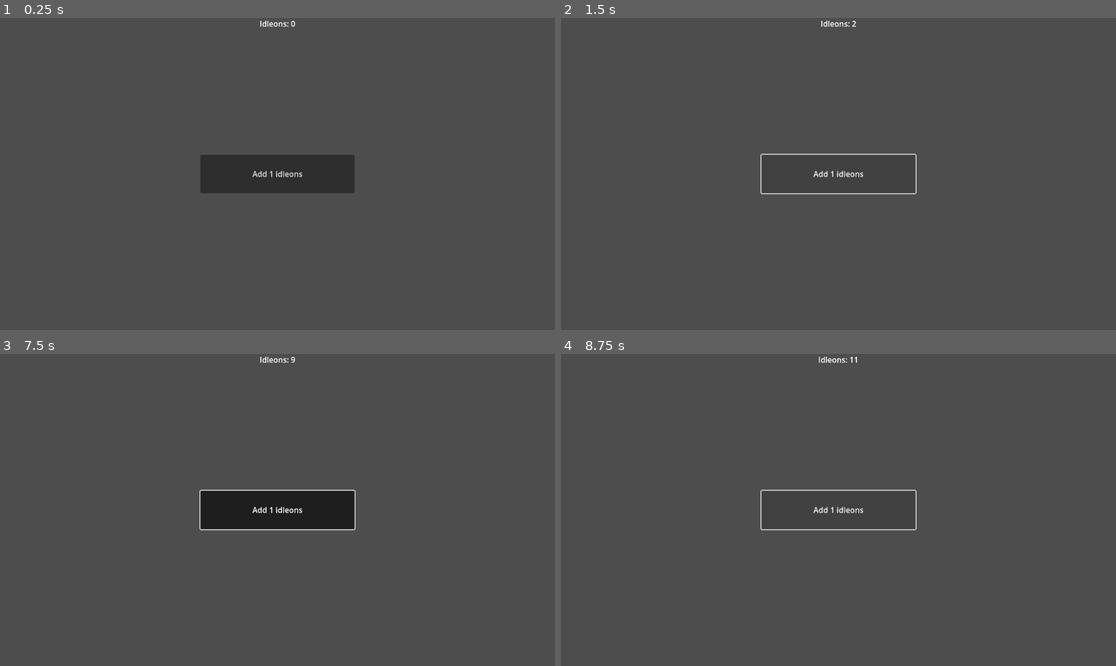
Above: before the commit, frames 1-4 (two rows, left to right).
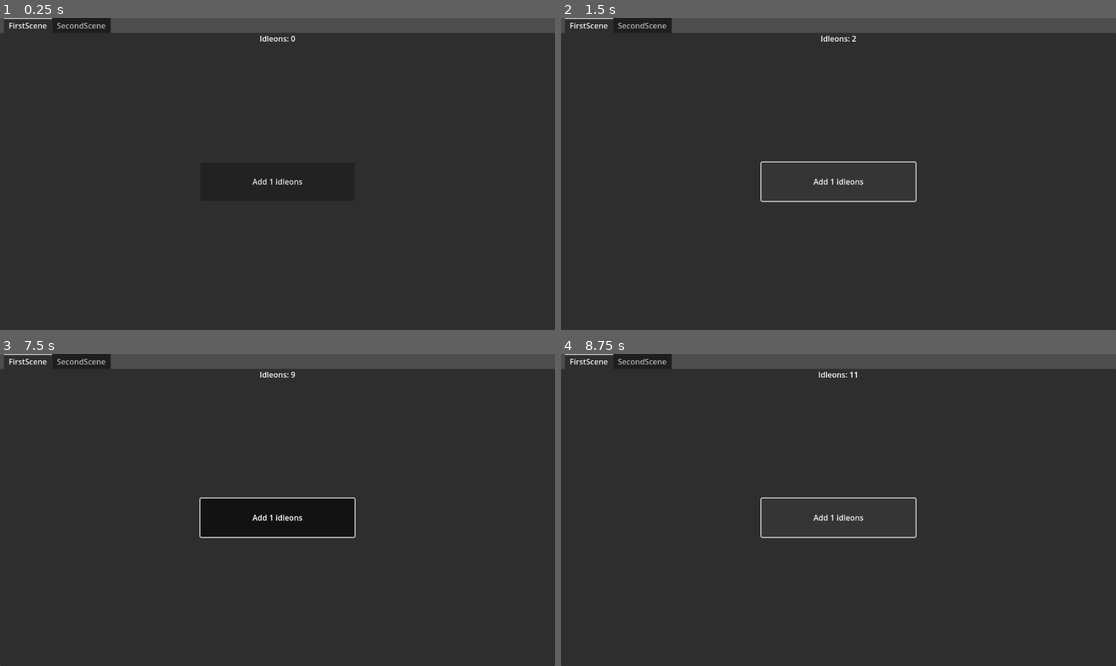
Above: after the commit, the same moments.

Repository: fran3d/Godot_tests
Game: Godot game, scene res://scenes/singletones/game.tscn
Two runs of this game, one before a commit and one after it. Both use one fixed random seed, a clock stepped at 60 frames per second and the inputs below. Before the commit the project starts from res://idle_tutorial/idle_01.tscn.
Inputs:
- Up to frame 1 (0.25 s): no input
- Up to frame 2 (1.5 s): click "Add 1 idleons" at 0.5 s; click "Add 1 idleons" at 1.25 s
- Up to frame 3 (7.5 s): click "Add 1 idleons" at 2 s; tap Enter at 2.75, 4.25, 5.75 s; hold Space (my_action) 2.78-3.53 s; tap Space (my_action) at 3.6, 5.1, 6.6 s; hold Space (my_action) 4.28-5.03 s; hold Space (my_action) 5.78-6.53 s; hold Space (my_action) from 7.28 s (still down)
- Up to frame 4 (8.75 s): release Space (my_action) at 8.03 s; tap Space (my_action) at 8.1 s

The runs differ from the first frame. In frame 1, 93% of the frame differs, in the area x 0-100%, y 0-100%; in frame 2, 92%; in frame 3, 93%; in frame 4, 92%.

Commit message:
idle tutorial 2

Diff:
--- /dev/null
+++ b/assets/themes/style_box_flat/transparent.tres
@@ -0,0 +1,4 @@
+[gd_resource type="StyleBoxFlat" format=3 uid="uid://c6yv2aalyr1c3"]
+
+[resource]
+bg_color = Color(0.6, 0.6, 0.6, 0)
--- /dev/null
+++ b/data_structures/data.gd
@@ -0,0 +1,12 @@
+class_name Data
+extends Resource
+## Main data object used to save and load.
+
+##An example variable.
+@export var example:String = "default"
+
+## Contains data relative to in-game resources.
+@export var resources:DataResources = DataResources.new()
+
+## Contains progresssion data
+@export var progression:DataProgression = DataProgression.new()
--- /dev/null
+++ b/data_structures/data/data_progression.gd
@@ -0,0 +1,4 @@
+class_name DataProgression
+extends Resource
+
+@export var second_scene_unlocked:bool = false
--- /dev/null
+++ b/data_structures/data/data_resources.gd
@@ -0,0 +1,7 @@
+class_name DataResources
+extends Resource
+## Contains data relative to in-game resources.
+
+
+## Amount of idleons the player owns.
+@export var idleons:int = 0
--- a/idle_tutorial/idle_01.gd
+++ /dev/null
@@ -1,18 +0,0 @@
-class_name FirstScene
-extends Control
-
-@export var idleons:int = 0
-@export var amountIdleons:int = 1
-
-
-func _ready() -> void:
-	update_label()
-	(get_node("AddIdleonButton")as Button).pressed.connect(_on_button_pressed)
-	(get_node("AddIdleonButton")as Button).text="Add %s idleons"%amountIdleons
-
-func update_label():
-	(get_node("IdleonLabel")as Label).text="Idleons: %s"%idleons
-
-func _on_button_pressed() -> void:
-	idleons += amountIdleons
-	update_label()
--- a/project.godot
+++ b/project.godot
@@ -10,16 +10,17 @@
 
 [application]
 
-config/name="Brackeys Programming"
-run/main_scene="res://idle_tutorial/idle_01.tscn"
+config/name="Godot tests"
+run/main_scene="res://scenes/singletones/game.tscn"
 config/features=PackedStringArray("4.3", "Forward Plus")
 config/icon="res://icon.svg"
 
 [file_customization]
 
 folder_colors={
-"res://brackeys_tutorial/": "red",
-"res://idle_tutorial/": "blue"
+"res://assets/": "blue",
+"res://data_structures/": "purple",
+"res://scenes/": "green"
 }
 
 [input]
--- a/brackeys_tutorial/main.tscn
+++ b/scenes/brackeys_tutorial/main.tscn
@@ -1,6 +1,6 @@
 [gd_scene load_steps=2 format=3 uid="uid://bsomjdvj2d10x"]
 
-[ext_resource type="Script" path="res://brackeys_tutorial/main.gd" id="1_dlnyx"]
+[ext_resource type="Script" path="res://scenes/brackeys_tutorial/main.gd" id="1_dlnyx"]
 
 [node name="Main" type="Node"]
 script = ExtResource("1_dlnyx")
--- /dev/null
+++ b/scenes/first_scene/first_scene.gd
@@ -0,0 +1,24 @@
+class_name FirstScene
+extends Control
+
+## Reference to the data object.
+var data:Data = Game.ref.data
+
+@export var amountIdleons:int = 1
+
+
+func _ready() -> void:
+	update_labels()
+	(get_node("AddIdleonButton")as Button).pressed.connect(_on_AddIdleonButton_pressed)
+
+func _process(_delta: float) -> void:
+	update_labels()
+
+
+func update_labels():
+	(get_node("AddIdleonButton")as Button).text="Add %s idleons"%amountIdleons
+	(get_node("IdleonLabel")as Label).text="Idleons: %s"%data.resources.idleons
+
+func _on_AddIdleonButton_pressed() -> void:
+	data.resources.idleons += amountIdleons
+	update_labels()
--- a/idle_tutorial/idle_01.tscn
+++ b/scenes/first_scene/first_scene.tscn
@@ -1,6 +1,6 @@
 [gd_scene load_steps=2 format=3 uid="uid://dei0w3ggja387"]
 
-[ext_resource type="Script" path="res://idle_tutorial/idle_01.gd" id="1_dagej"]
+[ext_resource type="Script" path="res://scenes/first_scene/first_scene.gd" id="1_dagej"]
 
 [node name="FirstScene" type="Control"]
 layout_mode = 3
--- /dev/null
+++ b/scenes/second_scene/second_scene.gd
@@ -0,0 +1,33 @@
+class_name SecondScene
+extends Control
+## Second feature of the game.
+
+const COST:int = 25
+
+
+
+func _ready() -> void:
+	if Game.ref.data.progression.second_scene_unlocked:
+		_display_view(true)
+	else:
+		_display_view(false)
+		(%UnlockButton as Button).pressed.connect(_on_unlocked_button_pressed)
+
+
+func _display_view(unlocked:bool = false) -> void:
+	($TabContainer as TabContainer).current_tab = int(unlocked)
+
+func _try_to_unlock() -> void:
+	if Game.ref.data.progression.second_scene_unlocked:
+		return
+
+	if Game.ref.data.resources.idleons < COST:
+		return
+
+	Game.ref.data.resources.idleons -= COST
+	Game.ref.data.progression.second_scene_unlocked = true
+
+	_display_view(true)
+
+func _on_unlocked_button_pressed() -> void:
+	_try_to_unlock()
--- /dev/null
+++ b/scenes/second_scene/second_scene.tscn
@@ -0,0 +1,82 @@
+[gd_scene load_steps=3 format=3 uid="uid://bjmx1ttq5lh71"]
+
+[ext_resource type="Script" path="res://scenes/second_scene/second_scene.gd" id="1_36skn"]
+[ext_resource type="StyleBox" uid="uid://c6yv2aalyr1c3" path="res://assets/themes/style_box_flat/transparent.tres" id="2_eptq4"]
+
+[node name="SecondScene" type="Control"]
+layout_mode = 3
+anchors_preset = 15
+anchor_right = 1.0
+anchor_bottom = 1.0
+grow_horizontal = 2
+grow_vertical = 2
+script = ExtResource("1_36skn")
+
+[node name="TabContainer" type="TabContainer" parent="."]
+layout_mode = 1
+anchors_preset = 15
+anchor_right = 1.0
+anchor_bottom = 1.0
+grow_horizontal = 2
+grow_vertical = 2
+theme_override_styles/panel = ExtResource("2_eptq4")
+current_tab = 0
+tabs_visible = false
+tab_focus_mode = 0
+
+[node name="Locked" type="Control" parent="TabContainer"]
+layout_mode = 2
+metadata/_tab_index = 0
+
+[node name="UnlockButton" type="Button" parent="TabContainer/Locked"]
+unique_name_in_owner = true
+custom_minimum_size = Vector2(320, 80)
+layout_mode = 1
+anchors_preset = 8
+anchor_left = 0.5
+anchor_top = 0.5
+anchor_right = 0.5
+anchor_bottom = 0.5
+offset_left = -4.0
+offset_top = -4.0
+offset_right = 4.0
+offset_bottom = 4.0
+grow_horizontal = 2
+grow_vertical = 2
+text = "Unlock
+(25 Idleons)"
+
+[node name="Label" type="Label" parent="TabContainer/Locked"]
+layout_mode = 1
+anchors_preset = 5
+anchor_left = 0.5
+anchor_right = 0.5
+offset_left = -20.0
+offset_right = 20.0
+offset_bottom = 23.0
+grow_horizontal = 2
+theme_type_variation = &"HeaderLarge"
+text = "Second Feature
+-locked-"
+horizontal_alignment = 1
+
+[node name="Unlocked" type="Control" parent="TabContainer"]
+visible = false
+layout_mode = 2
+metadata/_tab_index = 1
+
+[node name="Label" type="Label" parent="TabContainer/Unlocked"]
+layout_mode = 1
+anchors_preset = 8
+anchor_left = 0.5
+anchor_top = 0.5
+anchor_right = 0.5
+anchor_bottom = 0.5
+offset_left = -20.0
+offset_top = -11.5
+offset_right = 20.0
+offset_bottom = 11.5
+grow_horizontal = 2
+grow_vertical = 2
+text = "Unlocked
+"
--- /dev/null
+++ b/scenes/singletones/game.gd
@@ -0,0 +1,15 @@
+class_name Game
+extends Node
+## The root node of the game.
+
+## Singleton reference
+
+static var ref:Game
+
+## Constructor
+
+func _init() -> void:
+	if not ref:ref = self
+	else:queue_free()
+
+var data:Data = Data.new()
--- /dev/null
+++ b/scenes/singletones/game.tscn
@@ -0,0 +1,25 @@
+[gd_scene load_steps=4 format=3 uid="uid://cauvu03f4ooyj"]
+
+[ext_resource type="Script" path="res://scenes/singletones/game.gd" id="1_ujrsm"]
+[ext_resource type="PackedScene" uid="uid://dei0w3ggja387" path="res://scenes/first_scene/first_scene.tscn" id="2_ll12u"]
+[ext_resource type="PackedScene" uid="uid://bjmx1ttq5lh71" path="res://scenes/second_scene/second_scene.tscn" id="3_33ky0"]
+
+[node name="Game" type="Node"]
+script = ExtResource("1_ujrsm")
+
+[node name="TabContainer" type="TabContainer" parent="."]
+anchors_preset = 15
+anchor_right = 1.0
+anchor_bottom = 1.0
+grow_horizontal = 2
+grow_vertical = 2
+current_tab = 0
+
+[node name="FirstScene" parent="TabContainer" instance=ExtResource("2_ll12u")]
+layout_mode = 2
+metadata/_tab_index = 0
+
+[node name="SecondScene" parent="TabContainer" instance=ExtResource("3_33ky0")]
+visible = false
+layout_mode = 2
+metadata/_tab_index = 1
Renamed: brackeys_tutorial/main.gd -> scenes/brackeys_tutorial/main.gd
